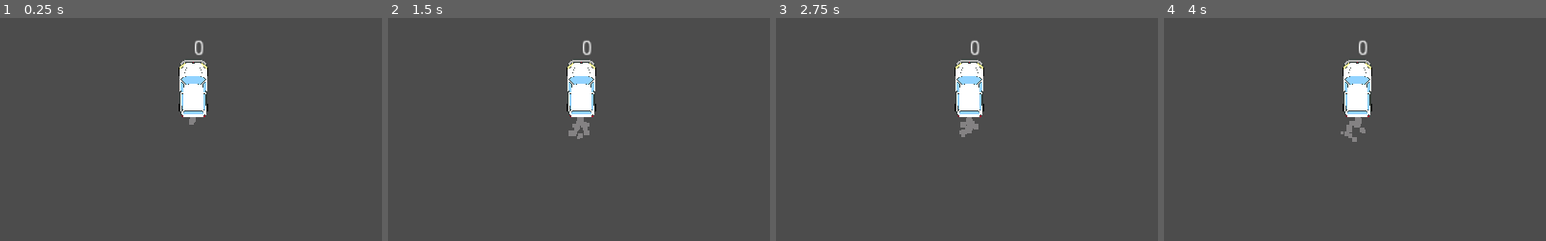
Above: before the commit, frames 1-4 (left to right).
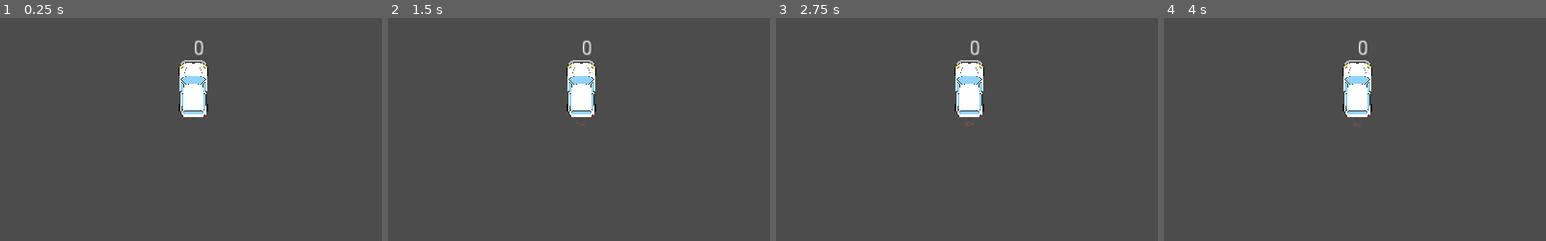
Above: after the commit, the same moments.

Repository: pastra98/DriveMeInsane
Game: Godot game, scene res://player/Player.tscn
Same seed, same stepped clock (60 frames per second), same inputs: the game is played once before the commit and once after it. This scene is started directly instead of the project's main scene.
Inputs:
- Up to frame 1 (0.25 s): no input
- Up to frame 2 (1.5 s): tap Enter at 0.5 s; hold Right (ui_right) 0.53-1.28 s; tap 1 at 0.6 s; tap Space (ui_select) at 0.77 s; hold Down (ui_down) from 1.28 s (still down); tap 2 at 1.35 s
- Up to frame 3 (2.75 s): tap Space (ui_select) at 1.52 s; release Down (ui_down) at 2.03 s; hold Right (ui_right) from 2.03 s (still down); tap F at 2.1 s
- Up to frame 4 (4 s): release Right (ui_right) at 2.78 s; hold Up (ui_up) 2.78-3.53 s; tap 1 at 2.85 s; tap Space (ui_select) at 3.02, 3.5, 3.77 s; hold Left (ui_left) from 3.53 s (still down); tap 2 at 3.6 s
The pictures show only the part of the screen within x 25-75%, y 34-84%; the shares and areas given below are measured in that part.

The runs differ from the first frame. In frame 1, less than 0.1% of the frame differs, in the area x 49-52%, y 44-48%; in frame 2, 0.3%, in the area x 47-53%, y 44-55%; in frame 3, 0.3%; in frame 4, 0.3%.
Error in both runs: Invalid get index 'unlocked_passengers' (on base: 'null instance'). (res://gui/gui_manager.gd:8)

Commit message:
fix subressource referencing

Diff:
--- a/src/player/Player.tscn
+++ b/src/player/Player.tscn
@@ -1,6 +1,4 @@
-
-[gd_scene load_steps=22 format=2]
-
+[gd_scene load_steps=28 format=2]
 
 [ext_resource path="res://player/player.gd" type="Script" id=1]
 [ext_resource path="res://player/car_one_white.png" type="Texture" id=2]
@@ -13,6 +11,14 @@
 [ext_resource path="res://audio/sounds/tire_squeal_trimmed.wav" type="AudioStream" id=9]
 [ext_resource path="res://player/passenger_manager.gd" type="Script" id=10]
 [ext_resource path="res://player/smoke.gd" type="Script" id=11]
+
+[sub_resource type="Curve" id=29]
+_data = [ Vector2( 0, 0.652273 ), 0.0, -0.0553515, 0, 0, Vector2( 0.504951, 0.997727 ), -0.706294, -0.706294, 0, 0, Vector2( 1, 0 ), 0.52936, 0.0, 0, 0 ]
+
+[sub_resource type="Gradient" id=30]
+interpolation_mode = 2
+offsets = PoolRealArray( 0.0167598, 0.988827 )
+colors = PoolColorArray( 0.562012, 0.562012, 0.562012, 1, 0.82373, 0.65641, 0.65641, 1 )
 
 [sub_resource type="CapsuleShape2D" id=14]
 radius = 23.2
@@ -74,14 +80,6 @@
 "speed": 5.0
 } ]
 
-[sub_resource type="Curve" id=16]
-_data = [ Vector2( 0, 0.652273 ), 0.0, -0.0553515, 0, 0, Vector2( 0.504951, 0.997727 ), -0.706294, -0.706294, 0, 0, Vector2( 1, 0 ), 0.52936, 0.0, 0, 0 ]
-
-[sub_resource type="Gradient" id=17]
-interpolation_mode = 2
-offsets = PoolRealArray( 0.0167598, 0.988827 )
-colors = PoolColorArray( 0.562012, 0.562012, 0.562012, 1, 0.82373, 0.65641, 0.65641, 1 )
-
 [node name="Player" type="Node2D"]
 script = ExtResource( 1 )
 
@@ -122,11 +120,11 @@
 initial_velocity_random = 0.45
 scale_amount = 12.0
 scale_amount_random = 0.57
-scale_amount_curve = SubResource( 16 )
+scale_amount_curve = SubResource( 29 )
 color = Color( 0.521569, 0.513726, 0.513726, 1 )
-color_ramp = SubResource( 17 )
+color_ramp = SubResource( 30 )
 hue_variation_random = 0.59
-script = ExtResource( 4 )
+script = ExtResource( 11 )
 
 [node name="CollisionShape2D" type="CollisionShape2D" parent="Car"]
 position = Vector2( 0.8, -2.8 )
